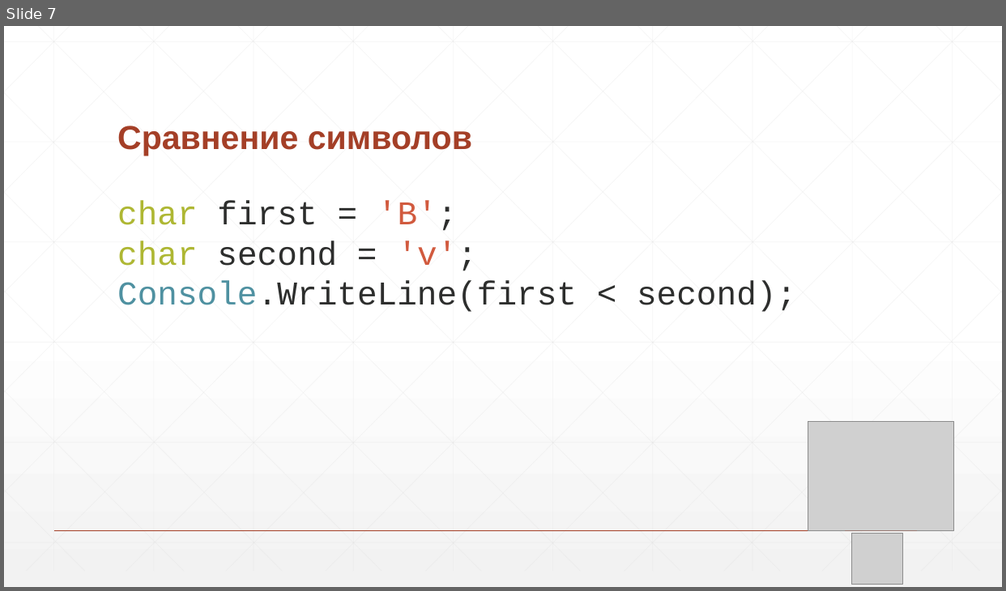
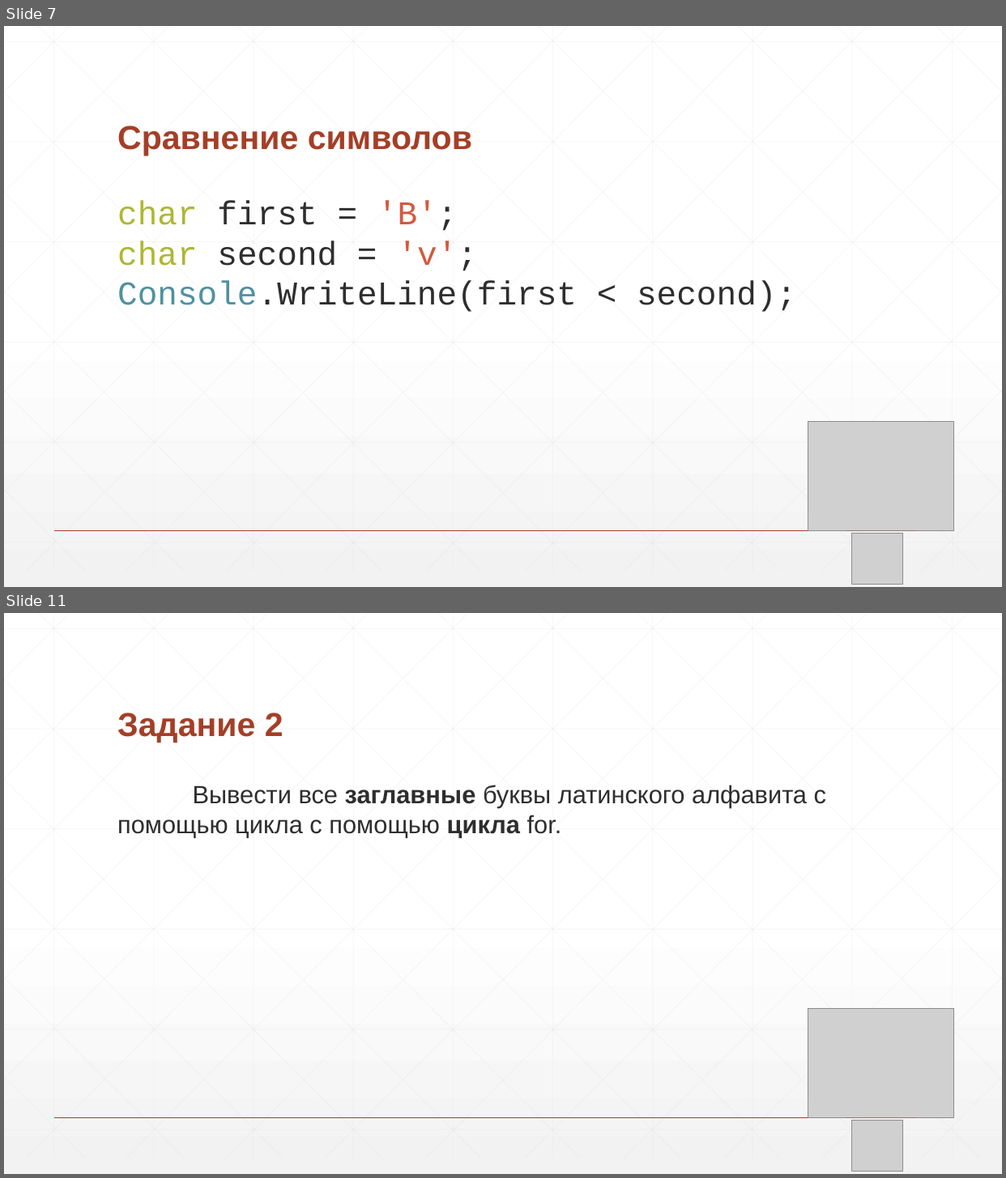
Before and after one commit to nVinz/CSharp-Course, a slide deck: 5 - Строки и символы.pptx. Shown one above the other, each under a label of ours: slide 7 before the commit, slides 7 and 11 after it; the slides between them are not shown. The pictures are 1006x591 and 1006x1178 pixels, drawn with LibreOffice and Linux fonts; fonts in the diff are those of the drawing; grey boxes stand for pictures. Boxes give left, top, right and bottom in pixels: in the first picture for what was removed or moved away, otherwise in the second. Text is boxed around its words. In the diff, an @@ line names an element or a change of style, - is before the commit and + after.

```diff
--- a/5 - Строки и символы.pptx
+++ b/5 - Строки и символы.pptx
@@ slide 11 added at bbox=[4, 613, 1002, 1174], background gradient #FFFFFF to #F2F2F2; not listed: 47 template elements that a slide beside it also shows @@
@@ title added at bbox=[117, 713, 283, 743], 32 pt, text #A43F27, bold @@
+Задание 2
@@ text added at bbox=[117, 785, 826, 838], 24 pt, text #2D2E2D @@
+Вывести все заглавные буквы латинского алфавита с помощью цикла с помощью цикла for.
@@ picture added at bbox=[808, 1009, 953, 1118] @@
@@ picture added at bbox=[851, 1121, 902, 1171] @@
```
Also in this commit, not shown: 24 other slides added, 27 slides removed, 3 other files.
